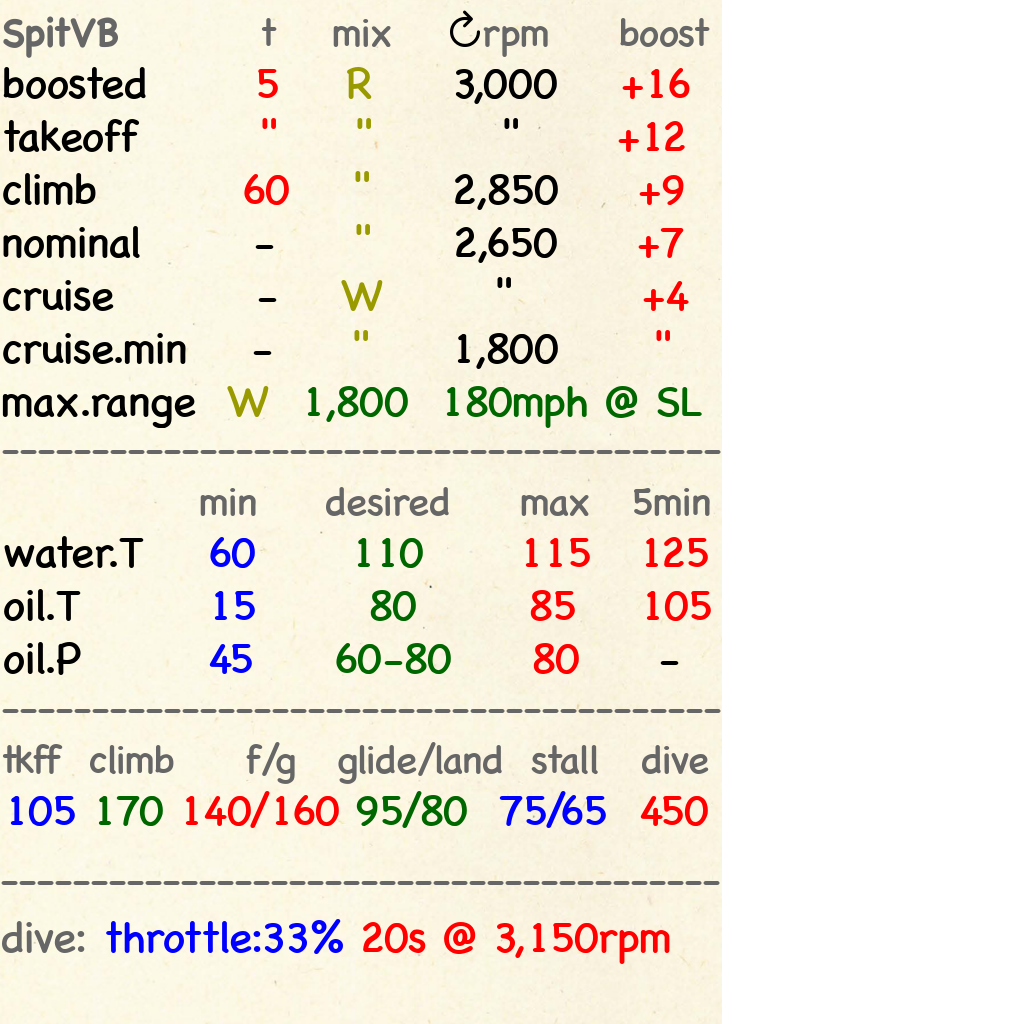
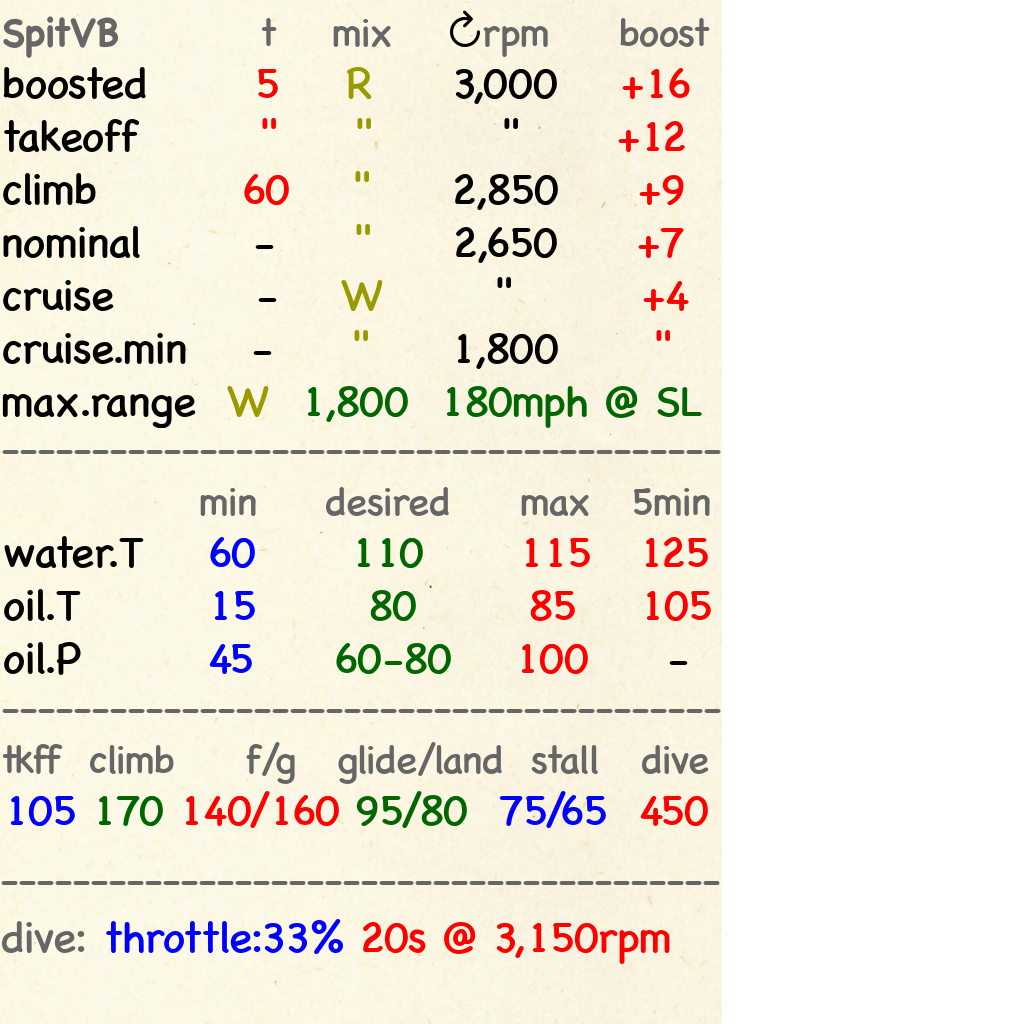
The second 1024 × 1024 image is a revision of the first. Changes to its layers:
painted on "min desired ..." over <box>521,643,688,674</box>
